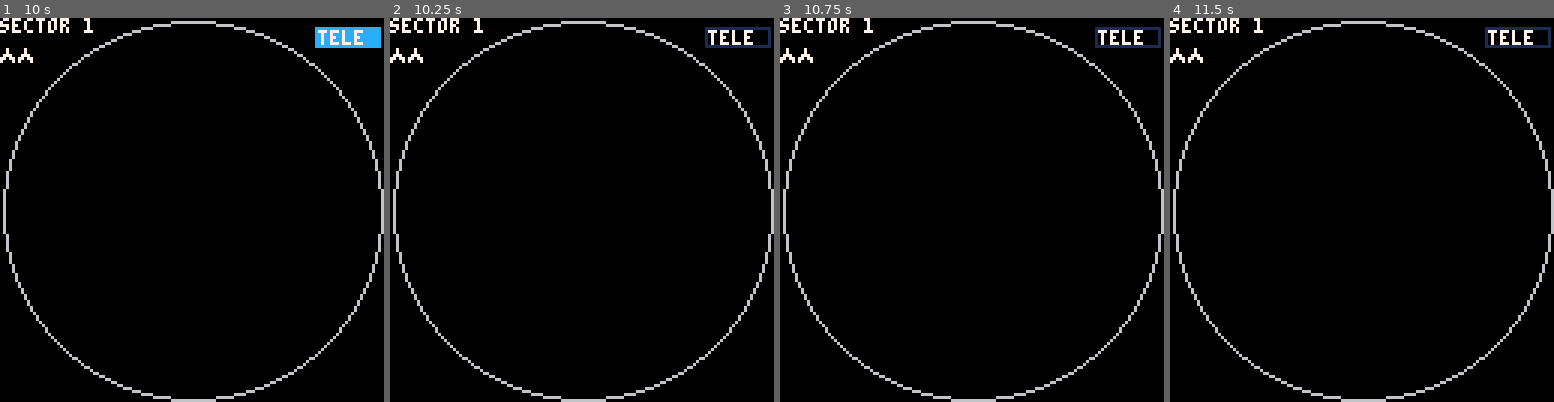
Above: before the commit, frames 1-4 (left to right).
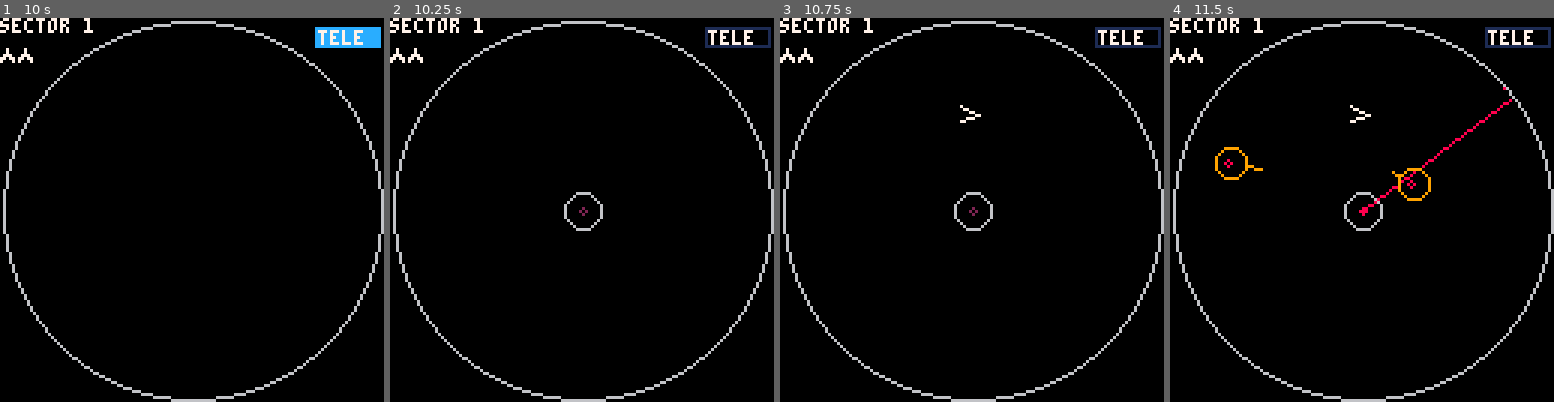
Above: after the commit, the same moments.

Repository: caseylabrack/laser
Game: PICO-8 cartridge laser.p8
The game is run twice, just before and just after one commit, with the same random seed, the same clock (stepped at 60 frames per second) and the same inputs.
Inputs:
- Up to frame 1 (10 s): tap X (X key) at 0.33, 1.07, 1.85, 2.97, 4.08, 5.2, 6.32, 7.43, 8.55, 9.67 s; tap O (Z key) at 0.7, 1.7, 2.1, 2.5, 2.9, 3.3, 3.7, 4.1, 4.5, 4.9, 5.3, 5.7, 6.1, 6.5, 6.9, 7.3, 7.7, 8.1, 8.5, 8.9, 9.3, 9.7 s; hold Right 1.6-2.1 s; hold Up 2.15-2.42 s; hold Right 2.47-3.03 s; hold Left 3.08-3.58 s; hold Down 3.63-3.97 s; hold Right 4.02-4.68 s; hold Up 4.73-5.03 s; hold Left 5.08-5.68 s; hold Down 5.73-6.03 s; hold Right 6.08-6.58 s; hold Right 6.63-7.13 s; hold Up 7.18-7.45 s; hold Right 7.5-8.07 s; hold Left 8.12-8.62 s; hold Down 8.67-9 s; hold Right 9.05-9.72 s; hold Up from 9.77 s (still down)
- Up to frame 2 (10.25 s): release Up at 10.07 s; tap O (Z key) at 10.1 s; hold Left from 10.12 s (still down)
- Up to frame 3 (10.75 s): tap O (Z key) at 10.5 s; release Left at 10.72 s
- Up to frame 4 (11.5 s): hold Down 10.77-11.07 s; tap X (X key) at 10.78 s; tap O (Z key) at 10.9, 11.3 s; hold Right from 11.12 s (still down)

Frame 1 is identical in both runs. In frame 2, 0.2% of the frame differs, in the area x 45-56%, y 45-56%; in frame 3, 0.3%; in frame 4, 1.0%, in the area x 11-90%, y 17-56%.

Commit message:
palette bug fix, nicer bomb, interesting screen effect

Diff:
--- a/laser.p8
+++ b/laser.p8
@@ -11,10 +11,8 @@
 --  timing or lap based enemy
 --  gun rdy
 --  multiple bullets?
---  optimized bullets/colls
---  fade out animation
---  death screen
 --  bigger min size for flowers
+--  fade in: [two] lives left
 
 p = {x=80,y=30,dx=0,dy=0,
 					a=.75,t=.25,rt=.05,r=3,
@@ -42,10 +40,6 @@
 cp=dp--current pallete
 
 function _init()
---intro=cocreate(spawn)
---coresume(intro,lvls[lvl])
---intro=cocreate(wipe)
---coresume(intro,lvls[lvl])
 local a=cocreate(wipe)
 add(as,a)
 end
@@ -59,28 +53,9 @@
 	else del(as,a) end
 end
 
-	if state=="setup" then
-		return
-	end
---if state=="waiting" then
---	if costatus(waiting)~="dead" then
---		coresume(waiting)
-----		return
---	else
---		state="setup"
---		intro=cocreate(spawn)
---		coresume(intro,lvls[lvl])
---	end
---end
-
---if state=="setup" then
---	if costatus(intro)~="dead" then
---		coresume(intro)
---		return
---	else
---		state="running"
---	end
---end
+if state=="setup" then
+	return
+end
 
 if p.enabled then
 	p.charge+=1
@@ -465,7 +440,7 @@
 end
 
 if state=="dead" then
-	local msg="you died"
+	local msg=""..extralives.." mulligans left\nthis sector"
 	if extralives<0 then msg="gameover" end
 	print(msg,64,64,7)
 end
@@ -493,7 +468,15 @@
 	circ(64,64,63,6)
 end
 
---print(stat(1),0,0)
+--for i=1,1000 do
+----	local x,y=rnd(127),rnd(127)
+--	local d,a=rnd(64),rnd()
+--	local x,y=63+cos(a)*d,63+sin(a)*d
+--	local c=pget(x,y)
+--	pset(x+rnd(2),y+rnd(2),c)
+--end
+
+--print(stat(1),0,120,7)
 
 --score
 --for k,v in pairs(passes) do
@@ -507,7 +490,6 @@
 -->8
 --levels
 lvls={
---	{roids=3,flowers=2,bomb=true,lasers=1,safezone=true},
 	{roids=4,lasers=1},
 	{roids=6,lasers=1,safezone=true},
 	{roids=4,lasers=1,flowers=3},
@@ -636,6 +618,7 @@
 --		cp=pct~=1 and bwp[ceil((1-pct)*#bwp)] or dp
 		yield()
 	end
+	cp=dp
 	state="setup"
 	add(as,cocreate(spawn))
 end
@@ -749,14 +732,14 @@
 0070070066dddd660008000000eeee0000eeee002022220220222202020000200202202002022020666666666666666666666666eeeeee0000eeeee000000000
 0000000006666660000000000e0000e00e0000e002022020020220200020020000200200002002000000000000000000000000000000ee0000ee000000000000
 00000000006dd600000000000000000000000000002002000020020000000000000000000000000000000000000000000000000000000e00000e000000000000
-00f00000000f00000000f00000000f000008000000eee00000700000000000000000000000000000000000000000000000000000000000000000000000000000
-00f00000000f00000000f00000000f00008080000e00eee000700000000000000000000000000000000000000000000000000000000000000000000000000000
-00ffffff00ffff0000ffff00ffffff0008eee800e00000ee07770000000000000000000000000000000000000000000000000000000000000000000000000000
-00f88f0000f88ffffff88f0000f88f0080e8e080e000000e77077000000000000000000000000000000000000000000000000000000000000000000000000000
-00f88f00fff88f0000f88fff00f88f0008eee800e00000ee70007000000000000000000000000000000000000000000000000000000000000000000000000000
-ffffff0000ffff0000ffff0000ffffff008080000e000ee000000000000000000000000000000000000000000000000000000000000000000000000000000000
-00000f000000f000000f000000f00000000800000ee0ee0000000000000000000000000000000000000000000000000000000000000000000000000000000000
-00000f000000f000000f000000f0000000000000000ee00000000000000000000000000000000000000000000000000000000000000000000000000000000000
+0f00000000f00000000f00000000f0000008000000eee00000700000000000000000000000000000000000000000000000000000000000000000000000000000
+00f0000f000f00000000f00000000f00008080000e00eee000700000000000000000000000000000000000000000000000000000000000000000000000000000
+00fffff000ffff0f00ffff000fffff0008eee800e00000ee07770000000000000000000000000000000000000000000000000000000000000000000000000000
+00f88f0000f88ff00ff88f0ff0f88f0080e8e080e000000e77077000000000000000000000000000000000000000000000000000000000000000000000000000
+00f88f000ff88f00f0f88ff000f88f0f08eee800e00000ee70007000000000000000000000000000000000000000000000000000000000000000000000000000
+0fffff00f0ffff0000ffff0000fffff0008080000e000ee000000000000000000000000000000000000000000000000000000000000000000000000000000000
+f0000f000000f000000f000000f00000000800000ee0ee0000000000000000000000000000000000000000000000000000000000000000000000000000000000
+000000f000000f000000f000000f000000000000000ee00000000000000000000000000000000000000000000000000000000000000000000000000000000000
 00000000000000000000000000000000000000000000000000000000000000000000000000000000000000000000000000000000000000000000000000000000
 05555500088888000000000000000000000000000000000000000000000000000000000000000000000000000000000000000000000000000000000000000000
 55050550880808800000000000000000000000000000000000000000000000000000000000000000000000000000000000000000000000000000000000000000
